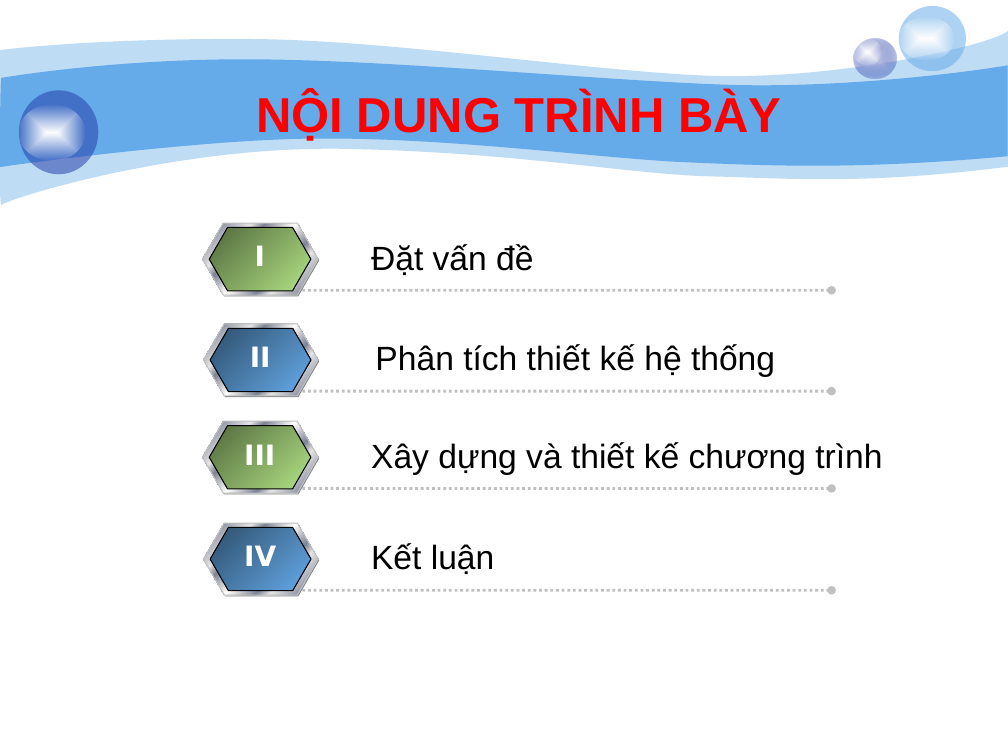
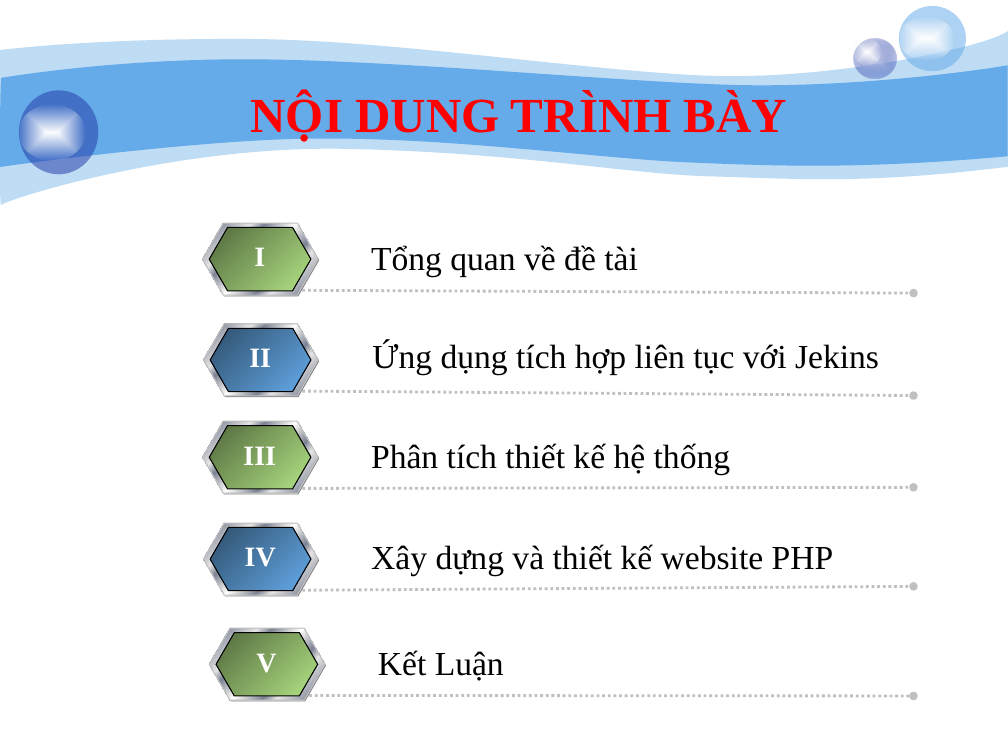
Before and after one commit to giangson0208/webtrasua, a slide deck: slide 2 of baocao/-ibn Thopi.pptx. Drawn at 1008x756 pixels with LibreOffice and Linux fonts; fonts in the diff are those of the drawing; background and template pictures are left out. Boxes give left, top, right and bottom in pixels: in the first picture for what was removed or moved away, otherwise in the second. Text is boxed around its words. In the diff, an @@ line names an element or a change of style, - is before the commit and + after.

```diff
--- a/baocao/-ibn Thopi.pptx
+++ b/baocao/-ibn Thopi.pptx
@@ text "NỘI DUNG TRÌNH BÀY" at (251,94,787,142): font Arial to Times New Roman @@
@@ text at (371,245,638,276): text changed; font Arial to Times New Roman @@
-Đặt vấn đề
+Tổng quan về đề tài
@@ arrow moved from (302, 290) - (832, 290) to (302, 290) - (913, 293) @@
@@ text at (372,342,879,375): text changed; font Arial to Times New Roman @@
-Phân tích thiết kế hệ thống
+Ứng dụng tích hợp liên tục với Jekins
@@ arrow moved from (302, 391) - (832, 391) to (302, 391) - (913, 395) @@
@@ font DejaVu Sans to Times New Roman in 4 elements at (254,247,265,266), (245,547,276,567), (249,348,271,367), (243,446,276,465) @@
@@ text at (371,443,731,474): text changed; font Arial to Times New Roman @@
-Xây dựng và thiết kế chương trình
+Phân tích thiết kế hệ thống
@@ arrow moved from (302, 489) - (832, 489) to (302, 489) - (913, 487) @@
@@ text added at (371,544,834,576), 24 pt, text #000000 @@
+Xây dựng và thiết kế website PHP
@@ arrow moved from (302, 591) - (832, 591) to (302, 591) - (913, 587) @@
@@ group added at (210,628,327,703): 3 hexagons, 1 text @@
+V
@@ text at (378,650,504,681): text changed; font Arial to Times New Roman @@
-Kết luận
+Kết Luận
@@ arrow added from (309, 696) to (913, 696), #C0C0C0 2 pt dashed @@
```
Also in this commit, not shown: 19 other slides changed, 10 slides added, 8 slides removed, 10 other files.
